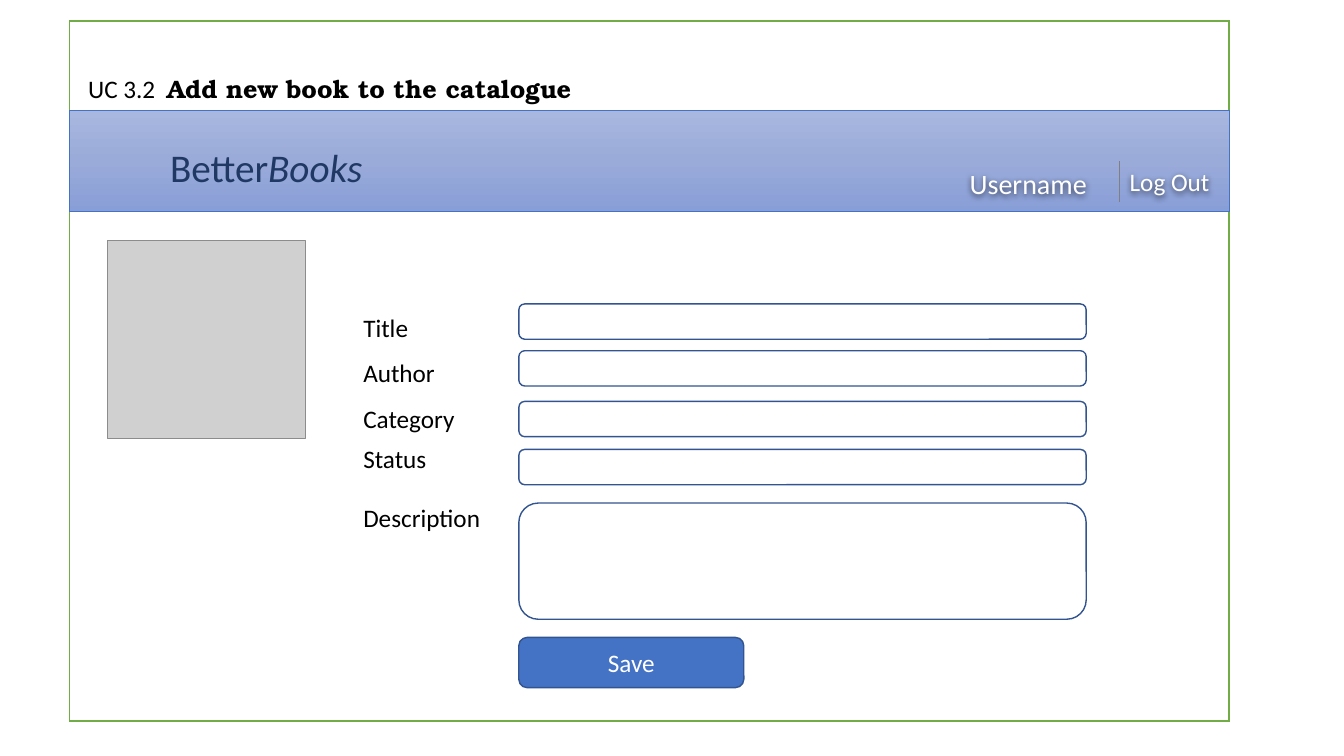
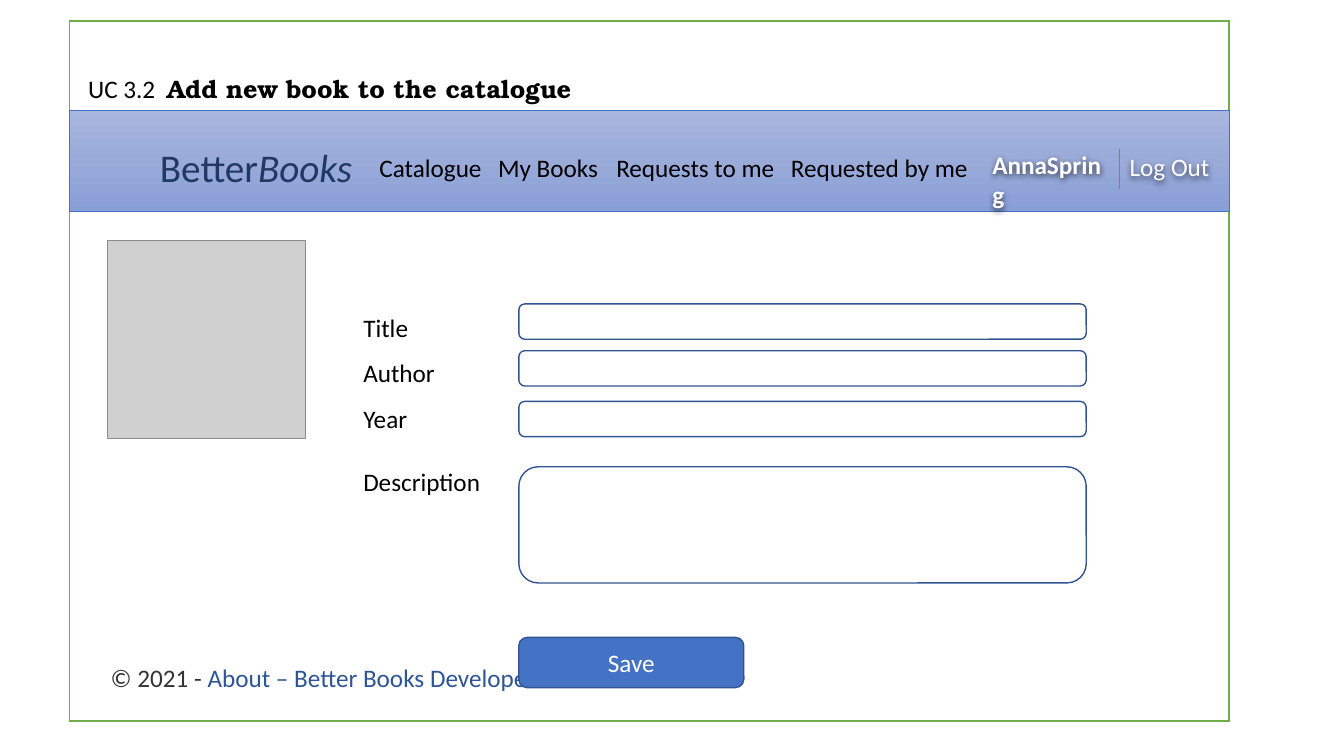
Before and after one commit to kateGalich/capstone, a slide deck: slide 4 of Construction 3/UI Prototypes.pptx. Drawn at 1344x756 pixels with LibreOffice and Linux fonts; fonts in the diff are those of the drawing; grey boxes stand for pictures; background and template pictures are left out. Boxes give left, top, right and bottom in pixels: in the first picture for what was removed or moved away, otherwise in the second. Text is boxed around its words. In the diff, an @@ line names an element or a change of style, - is before the commit and + after.

```diff
--- a/Construction 3/UI Prototypes.pptx
+++ b/Construction 3/UI Prototypes.pptx
@@ text added at bbox=[983, 144, 1123, 185], 18 pt, text #FFFFFF, bold @@
+AnnaSpring
@@ text "Log Out": place and size @@
-text "Log Out" at bbox=[1130, 175, 1209, 197]
+text "Log Out" at bbox=[1130, 160, 1209, 182]
@@ line moved from (1120, 161) - (1120, 202) to (1120, 148) - (1120, 190) @@
@@ text "BetterBooks": place and size @@
-text "BetterBooks" at bbox=[170, 155, 362, 182]
+text "BetterBooks" at bbox=[160, 155, 352, 182]
@@ text added at bbox=[379, 159, 481, 182], 18 pt, text #000000 @@
+Catalogue
@@ text added at bbox=[498, 159, 598, 181], 18 pt, text #000000 @@
+My Books
@@ text added at bbox=[616, 161, 775, 181], 18 pt, text #000000 @@
+Requests to me
@@ text added at bbox=[791, 159, 968, 181], 18 pt, text #000000 @@
+Requested by me
@@ text removed at bbox=[970, 176, 1087, 195] @@
-Username
@@ text at bbox=[363, 411, 407, 428]: text changed @@
-Category
+Year
@@ text "Description": place and size @@
-text "Description" at bbox=[363, 509, 480, 531]
+text "Description" at bbox=[363, 473, 480, 495]
@@ text removed at bbox=[363, 451, 426, 469] @@
-Status
@@ rounded rectangle: place and size @@
-rounded rectangle at bbox=[519, 503, 1087, 619]
+rounded rectangle at bbox=[519, 467, 1087, 583]
@@ rounded rectangle removed at bbox=[519, 450, 1087, 485] @@
@@ text added at bbox=[137, 666, 545, 691], 18 pt, text #2F5597 @@
+© 2021 - About – Better Books Developers
```
Also in this commit, not shown: 11 other slides changed, 2 slides removed.
